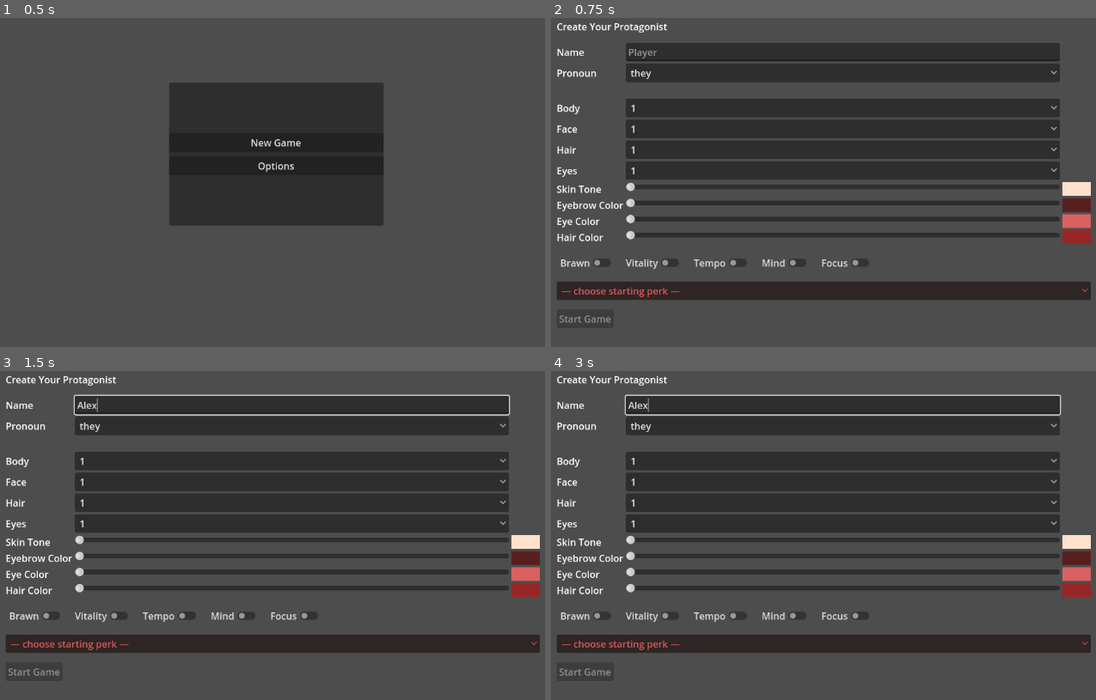
Above: before the commit, frames 1-4 (two rows, left to right).
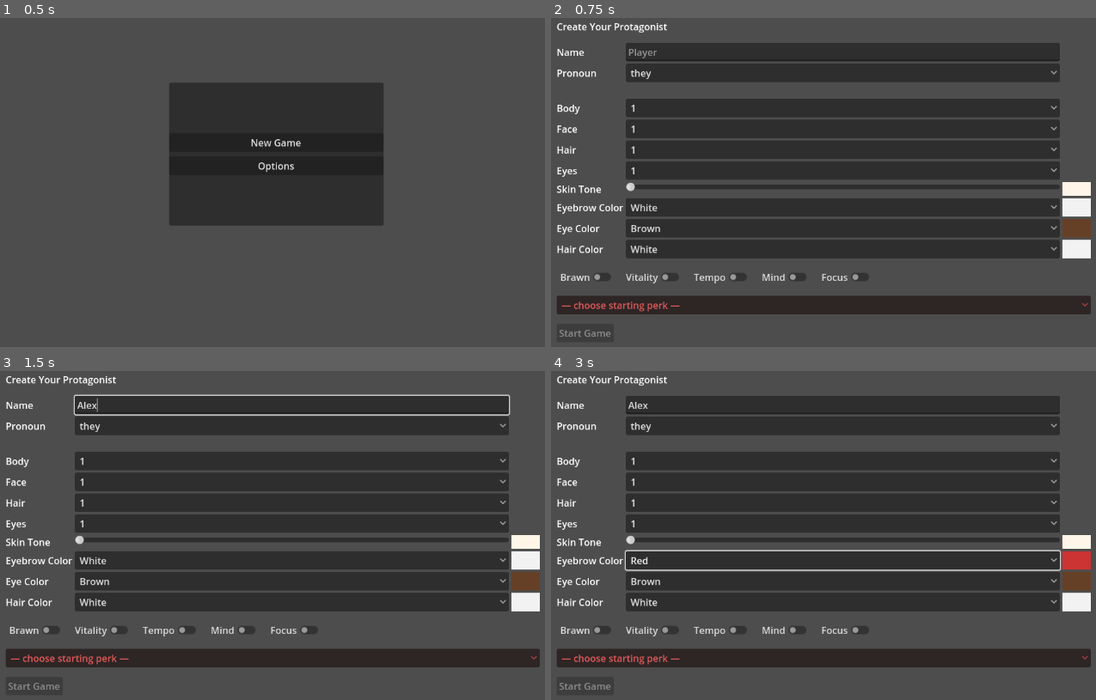
Above: after the commit, the same moments.

Repository: Cristal-Lucina/Psyokin
Game: Godot game, scene res://scenes/main_menu/Boot.tscn
Two runs of this game, one before a commit and one after it. Both use one fixed random seed, a clock stepped at 60 frames per second and the inputs below.
Inputs (mouse positions are in pixels of both pictures, inside the frame that each line leads up to):
- Up to frame 1 (0.5 s): no input
- Up to frame 2 (0.75 s): click "New Game" at 0.5 s
- Up to frame 3 (1.5 s): click (294, 403) at 1.27 s; type "Alex" at 1.35 s
- Up to frame 4 (3 s): click (845, 561) at 2 s, where only the run after the commit has a clickable "White"; click (845, 581) at 2.75 s, where only the run after the commit has a clickable "Brown"

Frame 1 is identical in both runs. In frame 2, 22% of the frame differs, in the area x 1-100%, y 49-97%; in frame 3, 22%; in frame 4, 24%, in the area x 1-100%, y 7-97%.

Commit message:
Refine character creation color system
Improved color selection for character creation with better presets and skin tone range:

Color System Changes:
- Replaced eye color slider with discrete options: Brown, Blue, Green, Hazel, Grey, White, Black, Yellow, Red, Pink
- Replaced eyebrow/hair color sliders with discrete ROYGBIV palette: White, Red, Orange, Yellow, Green, Blue, Indigo, Violet, Black
- Refined skin tone range from pale white (#FFF5E8) to dark brown (#3D2817) using smooth color interpolation

Technical Updates:
- Changed EyeColorInput, EyebrowColorInput, and HairColorInput from HSlider to OptionButton in scene
- Added HAIR_COLORS and EYE_COLORS constant dictionaries with predefined color palettes
- Updated color swatch display logic to work with discrete color options
- Colors continue to save/load properly through hero_identity metadata

This provides more intuitive color selection and ensures all character appearance data persists correctly between save files.

🤖 Generated with [Claude Code](https://claude.com/claude-code)

Co-Authored-By: Claude <noreply@anthropic.com>

Diff:
--- a/scenes/creation/CharacterCreation.tscn
+++ b/scenes/creation/CharacterCreation.tscn
@@ -134,11 +134,10 @@
 layout_mode = 2
 text = "Eyebrow Color"
 
-[node name="EyebrowColorInput" type="HSlider" parent="Form/Grid"]
-unique_name_in_owner = true
-layout_mode = 2
-size_flags_horizontal = 3
-max_value = 360.0
+[node name="EyebrowColorInput" type="OptionButton" parent="Form/Grid"]
+unique_name_in_owner = true
+layout_mode = 2
+size_flags_horizontal = 3
 
 [node name="EyebrowColorSwatch" type="ColorRect" parent="Form/Grid"]
 unique_name_in_owner = true
@@ -149,7 +148,7 @@
 layout_mode = 2
 text = "Eye Color"
 
-[node name="EyeColorInput" type="HSlider" parent="Form/Grid"]
+[node name="EyeColorInput" type="OptionButton" parent="Form/Grid"]
 unique_name_in_owner = true
 layout_mode = 2
 size_flags_horizontal = 3
@@ -163,11 +162,10 @@
 layout_mode = 2
 text = "Hair Color"
 
-[node name="HairColorInput" type="HSlider" parent="Form/Grid"]
-unique_name_in_owner = true
-layout_mode = 2
-size_flags_horizontal = 3
-max_value = 360.0
+[node name="HairColorInput" type="OptionButton" parent="Form/Grid"]
+unique_name_in_owner = true
+layout_mode = 2
+size_flags_horizontal = 3
 
 [node name="HairColorSwatch" type="ColorRect" parent="Form/Grid"]
 unique_name_in_owner = true
--- a/scripts/creation/CharacterCreation.gd
+++ b/scripts/creation/CharacterCreation.gd
@@ -21,11 +21,11 @@
 
 @onready var _skin_sl     : HSlider       = %BodyColorInput
 @onready var _skin_sw     : ColorRect     = %BodyColorSwatch
-@onready var _brow_sl     : HSlider       = %EyebrowColorInput
+@onready var _brow_opt    : OptionButton  = %EyebrowColorInput
 @onready var _brow_sw     : ColorRect     = %EyebrowColorSwatch
-@onready var _eye_sl      : HSlider       = %EyeColorInput
+@onready var _eye_opt     : OptionButton  = %EyeColorInput
 @onready var _eye_sw      : ColorRect     = %EyeColorSwatch
-@onready var _hair_sl     : HSlider       = %HairColorInput
+@onready var _hair_opt    : OptionButton  = %HairColorInput
 @onready var _hair_sw     : ColorRect     = %HairColorSwatch
 
 @onready var _brw_cb      : CheckButton   = %StatBRW
@@ -42,6 +42,34 @@
 var _selected_order : Array[String] = []       # keep order of picks (max 3)
 var _perk_id_by_idx : Dictionary = {}          # index -> perk_id
 var _perk_stat_by_idx : Dictionary = {}        # index -> stat_id (help text)
+
+# ── Color palettes ───────────────────────────────────────────────────────────
+# Hair/Eyebrow: white, ROYGBIV, black
+const HAIR_COLORS := {
+	"White": Color(0.95, 0.95, 0.95),
+	"Red": Color(0.8, 0.2, 0.2),
+	"Orange": Color(0.9, 0.5, 0.2),
+	"Yellow": Color(0.9, 0.85, 0.3),
+	"Green": Color(0.3, 0.6, 0.3),
+	"Blue": Color(0.2, 0.4, 0.7),
+	"Indigo": Color(0.3, 0.2, 0.6),
+	"Violet": Color(0.6, 0.3, 0.7),
+	"Black": Color(0.15, 0.15, 0.15)
+}
+
+# Eye colors: Brown, Blue, Green, Hazel, Grey, White, Black, Yellow, Red, Pink
+const EYE_COLORS := {
+	"Brown": Color(0.4, 0.25, 0.15),
+	"Blue": Color(0.3, 0.5, 0.8),
+	"Green": Color(0.3, 0.6, 0.4),
+	"Hazel": Color(0.5, 0.4, 0.25),
+	"Grey": Color(0.6, 0.6, 0.65),
+	"White": Color(0.9, 0.9, 0.95),
+	"Black": Color(0.1, 0.1, 0.1),
+	"Yellow": Color(0.85, 0.8, 0.3),
+	"Red": Color(0.8, 0.2, 0.2),
+	"Pink": Color(0.9, 0.5, 0.7)
+}
 
 # ── ready ────────────────────────────────────────────────────────────────────
 func _ready() -> void:
@@ -79,11 +107,14 @@
 	_fill_opt(_hair_in, ["1","2","3","4"])
 	_fill_opt(_eyes_in, ["1","2","3","4"])
 
-	# Reasonable slider ranges
-	_set_slider_range(_skin_sl, 0.0, 1.0, 0.01)          # tone 0..1
-	_set_slider_range(_brow_sl, 0.0, 360.0, 1.0)         # hue°
-	_set_slider_range(_eye_sl,  0.0, 360.0, 1.0)         # hue°
-	_set_slider_range(_hair_sl, 0.0, 360.0, 1.0)         # hue°
+	# Skin tone slider (0..1: pale white to dark brown)
+	_set_slider_range(_skin_sl, 0.0, 1.0, 0.01)
+
+	# Color dropdowns
+	_fill_color_opt(_eye_opt, EYE_COLORS)
+	_fill_color_opt(_brow_opt, HAIR_COLORS)
+	_fill_color_opt(_hair_opt, HAIR_COLORS)
+
 	# Initial swatches
 	_update_color_swatches()
 
@@ -94,6 +125,13 @@
 		ob.add_item(String(s))
 	ob.select(0)
 
+func _fill_color_opt(ob: OptionButton, colors: Dictionary) -> void:
+	if ob == null: return
+	if ob.item_count > 0: return
+	for color_name in colors.keys():
+		ob.add_item(String(color_name))
+	ob.select(0)
+
 func _set_slider_range(sl: HSlider, min_v: float, max_v: float, step: float) -> void:
 	if sl == null: return
 	sl.min_value = min_v
@@ -103,12 +141,12 @@
 func _wire_colors() -> void:
 	if _skin_sl and not _skin_sl.value_changed.is_connected(_on_color_changed):
 		_skin_sl.value_changed.connect(_on_color_changed)
-	if _brow_sl and not _brow_sl.value_changed.is_connected(_on_color_changed):
-		_brow_sl.value_changed.connect(_on_color_changed)
-	if _eye_sl and not _eye_sl.value_changed.is_connected(_on_color_changed):
-		_eye_sl.value_changed.connect(_on_color_changed)
-	if _hair_sl and not _hair_sl.value_changed.is_connected(_on_color_changed):
-		_hair_sl.value_changed.connect(_on_color_changed)
+	if _brow_opt and not _brow_opt.item_selected.is_connected(_on_color_option_changed):
+		_brow_opt.item_selected.connect(_on_color_option_changed)
+	if _eye_opt and not _eye_opt.item_selected.is_connected(_on_color_option_changed):
+		_eye_opt.item_selected.connect(_on_color_option_changed)
+	if _hair_opt and not _hair_opt.item_selected.is_connected(_on_color_option_changed):
+		_hair_opt.item_selected.connect(_on_color_option_changed)
 
 func _wire_stat_toggles() -> void:
 	_wire_stat_toggle(_brw_cb, "BRW")
@@ -139,23 +177,28 @@
 func _on_color_changed(_v: float) -> void:
 	_update_color_swatches()
 
+func _on_color_option_changed(_idx: int) -> void:
+	_update_color_swatches()
+
 func _update_color_swatches() -> void:
 	if _skin_sw: _skin_sw.color = _skin_from_value(float(_skin_sl.value if _skin_sl else 0.5))
-	if _brow_sw: _brow_sw.color = Color.from_hsv(_deg_to_unit(_brow_sl), 0.65, 0.35)
-	if _eye_sw:  _eye_sw.color  = Color.from_hsv(_deg_to_unit(_eye_sl),  0.55, 0.85)
-	if _hair_sw: _hair_sw.color = Color.from_hsv(_deg_to_unit(_hair_sl), 0.75, 0.60)
-
-func _deg_to_unit(sl: HSlider) -> float:
-	if sl == null: return 0.0
-	var h: float = float(sl.value)
-	return clamp(h / 360.0, 0.0, 1.0)
+	if _brow_sw: _brow_sw.color = _get_color_from_option(_brow_opt, HAIR_COLORS, Color(0.15, 0.15, 0.15))
+	if _eye_sw:  _eye_sw.color  = _get_color_from_option(_eye_opt, EYE_COLORS, Color(0.4, 0.25, 0.15))
+	if _hair_sw: _hair_sw.color = _get_color_from_option(_hair_opt, HAIR_COLORS, Color(0.15, 0.15, 0.15))
+
+func _get_color_from_option(opt: OptionButton, palette: Dictionary, default: Color) -> Color:
+	if opt == null: return default
+	var idx: int = opt.get_selected()
+	if idx < 0 or idx >= opt.item_count: return default
+	var color_name: String = opt.get_item_text(idx)
+	return palette.get(color_name, default)
 
 func _skin_from_value(t: float) -> Color:
+	# Interpolate from pale white (#FFF5E8) to dark brown (#3D2817)
 	var v: float = clamp(t, 0.0, 1.0)
-	var r: float = 1.0 - 0.35 * v
-	var g: float = 0.88 - 0.45 * v
-	var b: float = 0.80 - 0.55 * v
-	return Color(r, g, b)
+	var pale := Color(1.0, 0.96, 0.91)       # Pale white
+	var dark := Color(0.24, 0.16, 0.09)      # Dark brown
+	return pale.lerp(dark, v)
 
 # ── perks (based on selected stats; only T1 options) ─────────────────────────
 func _rebuild_perk_dropdown() -> void:
@@ -232,9 +275,9 @@
 	var eyes_id: String = _opt_text(_eyes_in)
 
 	var c_skin: Color = _skin_from_value(float(_skin_sl.value if _skin_sl else 0.5))
-	var c_brow: Color = Color.from_hsv(_deg_to_unit(_brow_sl), 0.65, 0.35)
-	var c_eye: Color  = Color.from_hsv(_deg_to_unit(_eye_sl),  0.55, 0.85)
-	var c_hair: Color = Color.from_hsv(_deg_to_unit(_hair_sl), 0.75, 0.60)
+	var c_brow: Color = _get_color_from_option(_brow_opt, HAIR_COLORS, Color(0.15, 0.15, 0.15))
+	var c_eye: Color  = _get_color_from_option(_eye_opt, EYE_COLORS, Color(0.4, 0.25, 0.15))
+	var c_hair: Color = _get_color_from_option(_hair_opt, HAIR_COLORS, Color(0.15, 0.15, 0.15))
 
 	var gs: Node = get_node_or_null(GS_PATH)
 	if gs:
